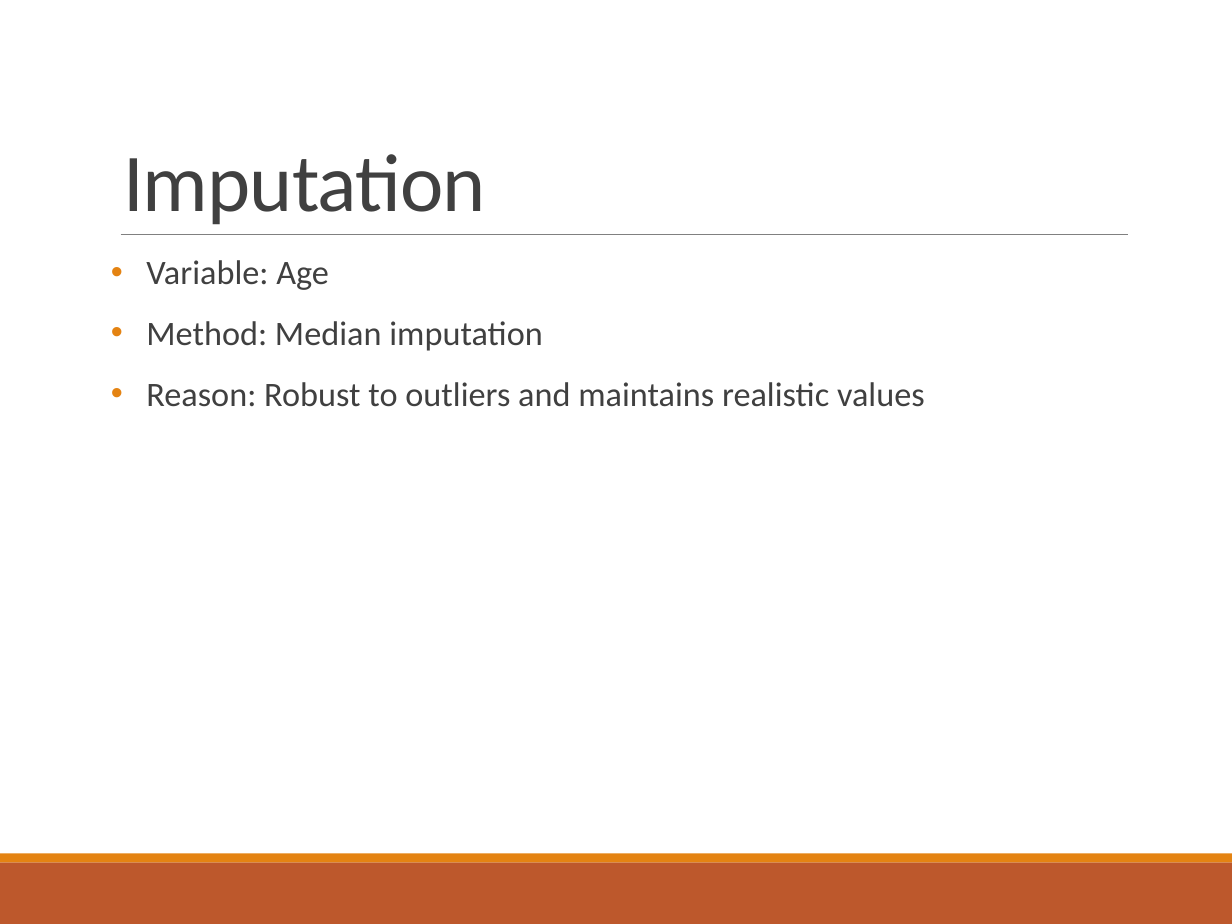
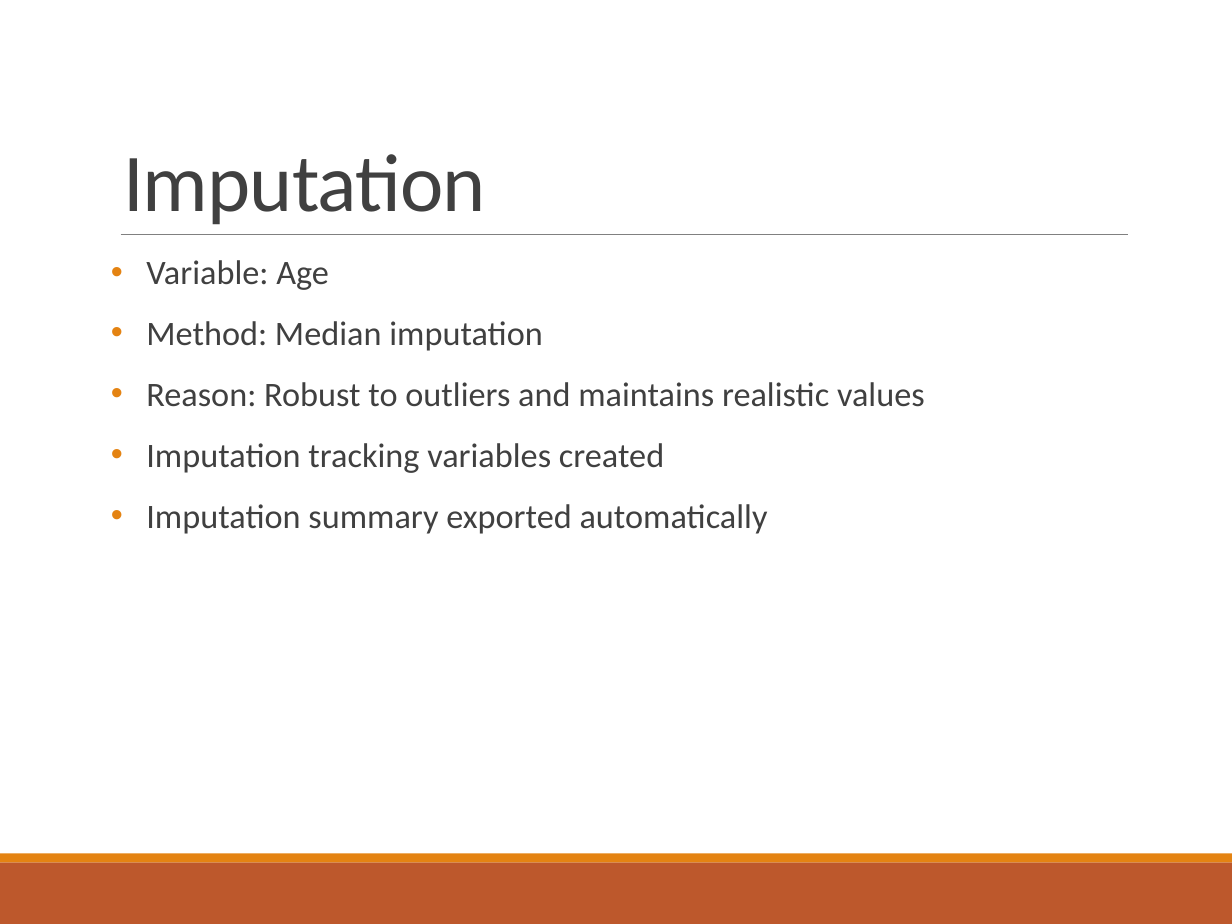
Before and after one commit to TynishaN/healthcare_cleaning_pipeline, a slide deck: slide 7 of presentation/healthcare_pipeline_presentation.pptx (slide 8 before the commit). Drawn at 1232x924 pixels with LibreOffice and Linux fonts; fonts in the diff are those of the drawing. Boxes give left, top, right and bottom in pixels: in the first picture for what was removed or moved away, otherwise in the second. Text is boxed around its words. In the diff, an @@ line names an element or a change of style, - is before the commit and + after.

```diff
--- a/presentation/healthcare_pipeline_presentation.pptx
+++ b/presentation/healthcare_pipeline_presentation.pptx
@@ text at box(146, 443, 768, 534): paragraphs added @@
+• Imputation tracking variables created
+• Imputation summary exported automatically
```
Also in this commit, not shown: 11 other slides changed, 5 slides removed, 6 other files.
